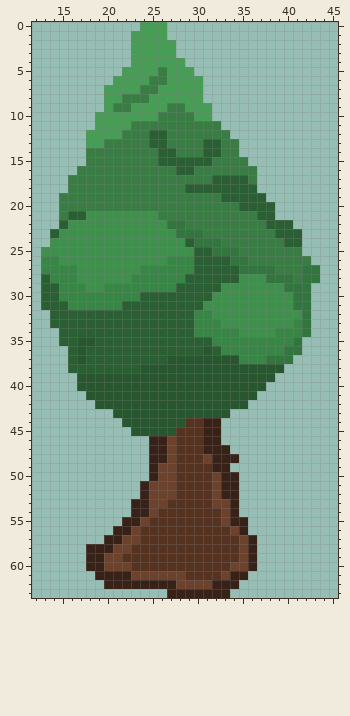
Pixel-art sprite -- Assets/Sprites/Tree8.png. Above is the file before it was changed.
The file is 64x64 pixels. Colours within 5 levels of each other are drawn and written as one. Shown: x 12..45, y 0..63.
Once edited:
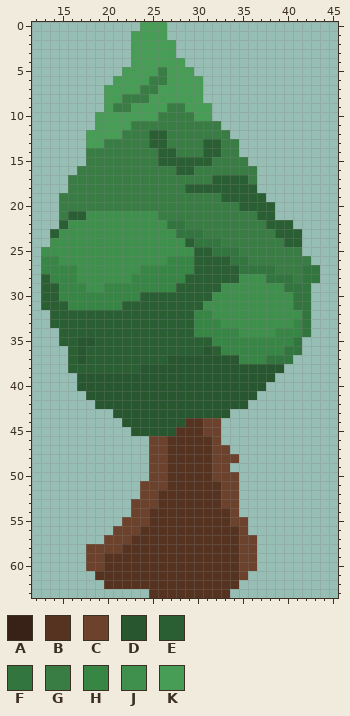
Palette (. is transparent): A #382117  B #563321  C #6c422d  D #27562f  E #2a5f33  F #33753f  G #397d45  H #388646  J #3f8f4d  K #479c56
Log entry: Removed Tree Outline
The exact change:
y 44..45: x 31..32 AA -> CC
y 46: x 25..27 AAC -> CCB; x 31..32 AA -> BC
y 47: x 25..27 AAC -> CCB; x 31..33 AAA -> BCC
y 48: x 25..27 AAC -> CCB; x 31..34 CAAA -> BCCC
y 49: x 25 A -> C; x 27 C -> B; x 32..33 AA -> CC
y 50: x 25 A -> C; x 27 C -> B; x 33..34 AA -> CC
y 51: x 24 A -> C; x 27 C -> B; x 32..34 CAA -> BCC
y 52: x 24 A -> C; x 26..27 CC -> BB; x 32..34 CAA -> BCC
y 53: x 23..24 AA -> CC; x 26 C -> B; x 32 C -> B; x 34 A -> C
y 54: x 23..25 AAC -> CCB; x 33..34 CA -> BC
y 55: x 22..23 AA -> CC; x 33..35 CAA -> BCC
y 56: x 21..22 AA -> CC; x 34..35 CA -> BC
y 57: x 20..21 AA -> CC; x 23 C -> B; x 36 A -> C
y 58: x 18..20 AAA -> CCC; x 22 C -> B; x 36 A -> C
y 59: x 18..21 AACC -> CCBB; x 36 A -> C
y 60: x 18..22 AACCC -> CCBBB; x 34 C -> B; x 36 A -> C
y 61: x 19..28 AAAACCCCCC -> BBBBBBBBBB; x 33..35 CAA -> BBC
y 62: x 20..34 AAAAAAAACCCCAAA -> BBBBBBBBBBBBBBB
y 63: x 25..33 ..AAAAAAA -> BBBBBBBBB
Boxes around the changes in both pictures, in picture pixels (x1, y1, x2, y2):
changed: (86, 418, 257, 598)
